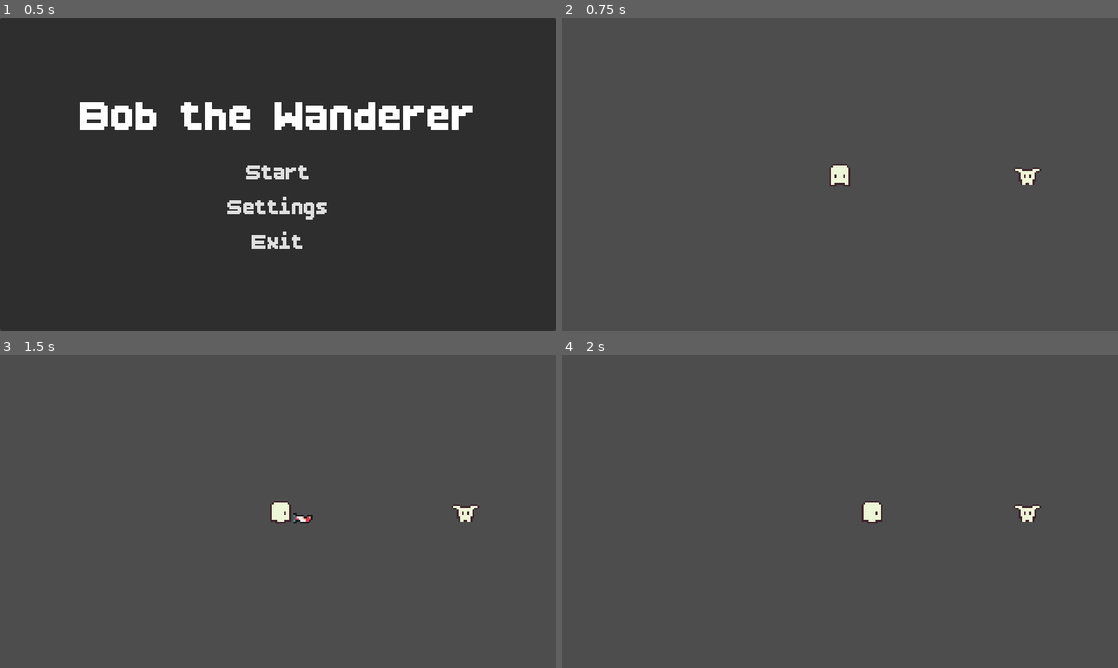
Above: before the commit, frames 1-4 (two rows, left to right).
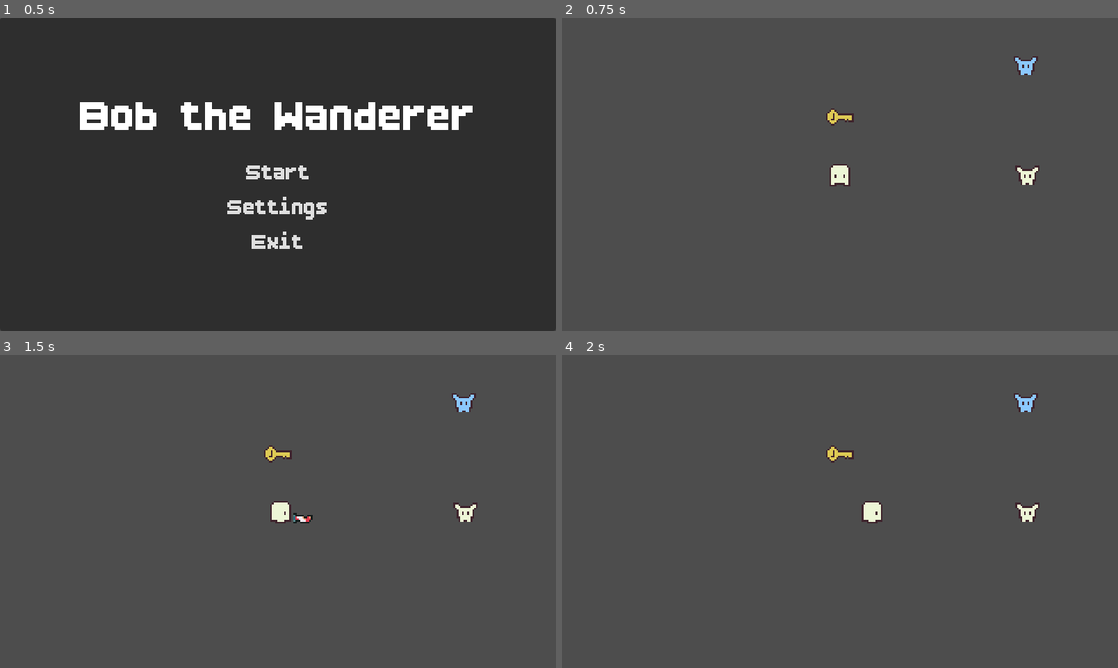
Above: after the commit, the same moments.

Repository: yncynotdev/bob-the-wanderer
Game: Godot game, scene res://main_scene.tscn
Two runs of this game, one before a commit and one after it. Both use one fixed random seed, a clock stepped at 60 frames per second and the inputs below.
Inputs:
- Up to frame 1 (0.5 s): no input
- Up to frame 2 (0.75 s): click "Start" at 0.5 s
- Up to frame 3 (1.5 s): tap Enter at 1.25 s; hold D (right) from 1.28 s (still down); hold Space (attack) from 1.28 s (still down)
- Up to frame 4 (2 s): keep holding D (right); keep holding Space (attack)

Frame 1 is identical in both runs. In frame 2, 0.4% of the frame differs, in the area x 47-87%, y 12-50%; in frame 3, 0.4%; in frame 4, 0.4%.

Commit message:
added: spawn system correctly   - added some global assets

Diff:
--- a/entities/enemy/goblin/goblin.tscn
+++ b/entities/enemy/goblin/goblin.tscn
@@ -1,191 +1,21 @@
 [gd_scene format=3 uid="uid://csrdlyui8djjl"]
 
 [ext_resource type="PackedScene" uid="uid://b2ndn0ybwmrf4" path="res://shared/enemy/enemy_base.tscn" id="1_p1lxi"]
-[ext_resource type="Resource" uid="uid://dh6ju5gf3krye" path="res://entities/enemy/goblin/goblin.tres" id="2_4f7s6"]
-[ext_resource type="Texture2D" uid="uid://c3m11b6nv1ja4" path="res://entities/enemy/goblin/goblin.png" id="3_qr8xl"]
+[ext_resource type="Script" uid="uid://dymhou75kqu68" path="res://shared/status/status.gd" id="2_qr8xl"]
+[ext_resource type="SpriteFrames" uid="uid://xkv6t58wcyed" path="res://entities/enemy/goblin/goblin_sprite_frame.tres" id="3_iw8sg"]
+[ext_resource type="Script" uid="uid://c7ifvqyitooux" path="res://shared/loot/loot.gd" id="3_legkn"]
 
-[sub_resource type="AtlasTexture" id="AtlasTexture_qr8xl"]
-atlas = ExtResource("3_qr8xl")
-region = Rect2(0, 0, 16, 16)
+[sub_resource type="Resource" id="Resource_iw8sg"]
+resource_local_to_scene = true
+script = ExtResource("2_qr8xl")
+base_max_defense = 1.0
+base_max_speed = 10.0
+metadata/_custom_type_script = "uid://dymhou75kqu68"
 
-[sub_resource type="AtlasTexture" id="AtlasTexture_iw8sg"]
-atlas = ExtResource("3_qr8xl")
-region = Rect2(32, 0, 16, 16)
-
-[sub_resource type="AtlasTexture" id="AtlasTexture_legkn"]
-atlas = ExtResource("3_qr8xl")
-region = Rect2(48, 0, 16, 16)
-
-[sub_resource type="AtlasTexture" id="AtlasTexture_fqlex"]
-atlas = ExtResource("3_qr8xl")
-region = Rect2(16, 0, 16, 16)
-
-[sub_resource type="AtlasTexture" id="AtlasTexture_fh015"]
-atlas = ExtResource("3_qr8xl")
-region = Rect2(0, 16, 16, 16)
-
-[sub_resource type="AtlasTexture" id="AtlasTexture_8dpwn"]
-atlas = ExtResource("3_qr8xl")
-region = Rect2(16, 16, 16, 16)
-
-[sub_resource type="AtlasTexture" id="AtlasTexture_o5h8t"]
-atlas = ExtResource("3_qr8xl")
-region = Rect2(32, 16, 16, 16)
-
-[sub_resource type="AtlasTexture" id="AtlasTexture_8rhkh"]
-atlas = ExtResource("3_qr8xl")
-region = Rect2(48, 16, 16, 16)
-
-[sub_resource type="AtlasTexture" id="AtlasTexture_ogb5x"]
-atlas = ExtResource("3_qr8xl")
-region = Rect2(0, 48, 16, 16)
-
-[sub_resource type="AtlasTexture" id="AtlasTexture_sgpb8"]
-atlas = ExtResource("3_qr8xl")
-region = Rect2(16, 48, 16, 16)
-
-[sub_resource type="AtlasTexture" id="AtlasTexture_vfely"]
-atlas = ExtResource("3_qr8xl")
-region = Rect2(32, 48, 16, 16)
-
-[sub_resource type="AtlasTexture" id="AtlasTexture_71c3q"]
-atlas = ExtResource("3_qr8xl")
-region = Rect2(48, 48, 16, 16)
-
-[sub_resource type="AtlasTexture" id="AtlasTexture_pexk1"]
-atlas = ExtResource("3_qr8xl")
-region = Rect2(0, 64, 16, 16)
-
-[sub_resource type="AtlasTexture" id="AtlasTexture_034db"]
-atlas = ExtResource("3_qr8xl")
-region = Rect2(16, 64, 16, 16)
-
-[sub_resource type="AtlasTexture" id="AtlasTexture_jl70k"]
-atlas = ExtResource("3_qr8xl")
-region = Rect2(32, 64, 16, 16)
-
-[sub_resource type="AtlasTexture" id="AtlasTexture_x247j"]
-atlas = ExtResource("3_qr8xl")
-region = Rect2(48, 64, 16, 16)
-
-[sub_resource type="AtlasTexture" id="AtlasTexture_o0ulv"]
-atlas = ExtResource("3_qr8xl")
-region = Rect2(0, 32, 16, 16)
-
-[sub_resource type="AtlasTexture" id="AtlasTexture_cnysm"]
-atlas = ExtResource("3_qr8xl")
-region = Rect2(16, 32, 16, 16)
-
-[sub_resource type="AtlasTexture" id="AtlasTexture_p3xyx"]
-atlas = ExtResource("3_qr8xl")
-region = Rect2(32, 32, 16, 16)
-
-[sub_resource type="AtlasTexture" id="AtlasTexture_xj5l1"]
-atlas = ExtResource("3_qr8xl")
-region = Rect2(48, 32, 16, 16)
-
-[sub_resource type="SpriteFrames" id="SpriteFrames_qr8xl"]
-animations = [{
-"frames": [{
-"duration": 1.0,
-"texture": SubResource("AtlasTexture_qr8xl")
-}],
-"loop": true,
-"name": &"idle_down",
-"speed": 5.0
-}, {
-"frames": [{
-"duration": 1.0,
-"texture": SubResource("AtlasTexture_iw8sg")
-}],
-"loop": true,
-"name": &"idle_left",
-"speed": 5.0
-}, {
-"frames": [{
-"duration": 1.0,
-"texture": SubResource("AtlasTexture_legkn")
-}],
-"loop": true,
-"name": &"idle_right",
-"speed": 5.0
-}, {
-"frames": [{
-"duration": 1.0,
-"texture": SubResource("AtlasTexture_fqlex")
-}],
-"loop": true,
-"name": &"idle_up",
-"speed": 5.0
-}, {
-"frames": [{
-"duration": 1.0,
-"texture": SubResource("AtlasTexture_fh015")
-}, {
-"duration": 1.0,
-"texture": SubResource("AtlasTexture_8dpwn")
-}, {
-"duration": 1.0,
-"texture": SubResource("AtlasTexture_o5h8t")
-}, {
-"duration": 1.0,
-"texture": SubResource("AtlasTexture_8rhkh")
-}],
-"loop": true,
-"name": &"move_down",
-"speed": 12.0
-}, {
-"frames": [{
-"duration": 1.0,
-"texture": SubResource("AtlasTexture_ogb5x")
-}, {
-"duration": 1.0,
-"texture": SubResource("AtlasTexture_sgpb8")
-}, {
-"duration": 1.0,
-"texture": SubResource("AtlasTexture_vfely")
-}, {
-"duration": 1.0,
-"texture": SubResource("AtlasTexture_71c3q")
-}],
-"loop": true,
-"name": &"move_left",
-"speed": 12.0
-}, {
-"frames": [{
-"duration": 1.0,
-"texture": SubResource("AtlasTexture_pexk1")
-}, {
-"duration": 1.0,
-"texture": SubResource("AtlasTexture_034db")
-}, {
-"duration": 1.0,
-"texture": SubResource("AtlasTexture_jl70k")
-}, {
-"duration": 1.0,
-"texture": SubResource("AtlasTexture_x247j")
-}],
-"loop": true,
-"name": &"move_right",
-"speed": 12.0
-}, {
-"frames": [{
-"duration": 1.0,
-"texture": SubResource("AtlasTexture_o0ulv")
-}, {
-"duration": 1.0,
-"texture": SubResource("AtlasTexture_cnysm")
-}, {
-"duration": 1.0,
-"texture": SubResource("AtlasTexture_p3xyx")
-}, {
-"duration": 1.0,
-"texture": SubResource("AtlasTexture_xj5l1")
-}],
-"loop": true,
-"name": &"move_up",
-"speed": 12.0
-}]
+[sub_resource type="Resource" id="Resource_legkn"]
+resource_local_to_scene = true
+script = ExtResource("3_legkn")
+metadata/_custom_type_script = "uid://c7ifvqyitooux"
 
 [sub_resource type="CapsuleShape2D" id="CapsuleShape2D_qr8xl"]
 radius = 4.0
@@ -198,12 +28,13 @@
 size = Vector2(16, 12)
 
 [node name="Goblin" unique_id=2147005555 instance=ExtResource("1_p1lxi")]
-status = ExtResource("2_4f7s6")
+status = SubResource("Resource_iw8sg")
+loot = SubResource("Resource_legkn")
 
 [node name="AnimatedSprite2D" parent="." index="0" unique_id=249710695]
-sprite_frames = SubResource("SpriteFrames_qr8xl")
-animation = &"move_down"
-frame_progress = 0.99321
+sprite_frames = ExtResource("3_iw8sg")
+animation = &"idle_down"
+autoplay = "idle_down"
 
 [node name="CollisionShape2D" parent="." index="2" unique_id=475166942]
 shape = SubResource("CapsuleShape2D_qr8xl")
@@ -219,8 +50,5 @@
 position = Vector2(0, 1)
 shape = SubResource("RectangleShape2D_qr8xl")
 
-[node name="HurtSFX" parent="." index="6" unique_id=79005569]
-bus = &"Master"
-
 [editable path="Hitbox"]
 [editable path="Hurtbox"]
--- /dev/null
+++ b/entities/enemy/goblin/goblin_sprite_frame.tres
@@ -0,0 +1,186 @@
+[gd_resource type="SpriteFrames" format=3 uid="uid://xkv6t58wcyed"]
+
+[ext_resource type="Texture2D" uid="uid://c3m11b6nv1ja4" path="res://entities/enemy/goblin/goblin.png" id="1_yuhfo"]
+
+[sub_resource type="AtlasTexture" id="AtlasTexture_qr8xl"]
+atlas = ExtResource("1_yuhfo")
+region = Rect2(0, 0, 16, 16)
+
+[sub_resource type="AtlasTexture" id="AtlasTexture_iw8sg"]
+atlas = ExtResource("1_yuhfo")
+region = Rect2(32, 0, 16, 16)
+
+[sub_resource type="AtlasTexture" id="AtlasTexture_legkn"]
+atlas = ExtResource("1_yuhfo")
+region = Rect2(48, 0, 16, 16)
+
+[sub_resource type="AtlasTexture" id="AtlasTexture_fqlex"]
+atlas = ExtResource("1_yuhfo")
+region = Rect2(16, 0, 16, 16)
+
+[sub_resource type="AtlasTexture" id="AtlasTexture_fh015"]
+atlas = ExtResource("1_yuhfo")
+region = Rect2(0, 16, 16, 16)
+
+[sub_resource type="AtlasTexture" id="AtlasTexture_8dpwn"]
+atlas = ExtResource("1_yuhfo")
+region = Rect2(16, 16, 16, 16)
+
+[sub_resource type="AtlasTexture" id="AtlasTexture_o5h8t"]
+atlas = ExtResource("1_yuhfo")
+region = Rect2(32, 16, 16, 16)
+
+[sub_resource type="AtlasTexture" id="AtlasTexture_8rhkh"]
+atlas = ExtResource("1_yuhfo")
+region = Rect2(48, 16, 16, 16)
+
+[sub_resource type="AtlasTexture" id="AtlasTexture_ogb5x"]
+atlas = ExtResource("1_yuhfo")
+region = Rect2(0, 48, 16, 16)
+
+[sub_resource type="AtlasTexture" id="AtlasTexture_sgpb8"]
+atlas = ExtResource("1_yuhfo")
+region = Rect2(16, 48, 16, 16)
+
+[sub_resource type="AtlasTexture" id="AtlasTexture_vfely"]
+atlas = ExtResource("1_yuhfo")
+region = Rect2(32, 48, 16, 16)
+
+[sub_resource type="AtlasTexture" id="AtlasTexture_71c3q"]
+atlas = ExtResource("1_yuhfo")
+region = Rect2(48, 48, 16, 16)
+
+[sub_resource type="AtlasTexture" id="AtlasTexture_pexk1"]
+atlas = ExtResource("1_yuhfo")
+region = Rect2(0, 64, 16, 16)
+
+[sub_resource type="AtlasTexture" id="AtlasTexture_034db"]
+atlas = ExtResource("1_yuhfo")
+region = Rect2(16, 64, 16, 16)
+
+[sub_resource type="AtlasTexture" id="AtlasTexture_jl70k"]
+atlas = ExtResource("1_yuhfo")
+region = Rect2(32, 64, 16, 16)
+
+[sub_resource type="AtlasTexture" id="AtlasTexture_x247j"]
+atlas = ExtResource("1_yuhfo")
+region = Rect2(48, 64, 16, 16)
+
+[sub_resource type="AtlasTexture" id="AtlasTexture_o0ulv"]
+atlas = ExtResource("1_yuhfo")
+region = Rect2(0, 32, 16, 16)
+
+[sub_resource type="AtlasTexture" id="AtlasTexture_cnysm"]
+atlas = ExtResource("1_yuhfo")
+region = Rect2(16, 32, 16, 16)
+
+[sub_resource type="AtlasTexture" id="AtlasTexture_p3xyx"]
+atlas = ExtResource("1_yuhfo")
+region = Rect2(32, 32, 16, 16)
+
+[sub_resource type="AtlasTexture" id="AtlasTexture_xj5l1"]
+atlas = ExtResource("1_yuhfo")
+region = Rect2(48, 32, 16, 16)
+
+[resource]
+animations = [{
+"frames": [{
+"duration": 1.0,
+"texture": SubResource("AtlasTexture_qr8xl")
+}],
+"loop": true,
+"name": &"idle_down",
+"speed": 5.0
+}, {
+"frames": [{
+"duration": 1.0,
+"texture": SubResource("AtlasTexture_iw8sg")
+}],
+"loop": true,
+"name": &"idle_left",
+"speed": 5.0
+}, {
+"frames": [{
+"duration": 1.0,
+"texture": SubResource("AtlasTexture_legkn")
+}],
+"loop": true,
+"name": &"idle_right",
+"speed": 5.0
+}, {
+"frames": [{
+"duration": 1.0,
+"texture": SubResource("AtlasTexture_fqlex")
+}],
+"loop": true,
+"name": &"idle_up",
+"speed": 5.0
+}, {
+"frames": [{
+"duration": 1.0,
+"texture": SubResource("AtlasTexture_fh015")
+}, {
+"duration": 1.0,
+"texture": SubResource("AtlasTexture_8dpwn")
+}, {
+"duration": 1.0,
+"texture": SubResource("AtlasTexture_o5h8t")
+}, {
+"duration": 1.0,
+"texture": SubResource("AtlasTexture_8rhkh")
+}],
+"loop": true,
+"name": &"move_down",
+"speed": 12.0
+}, {
+"frames": [{
+"duration": 1.0,
+"texture": SubResource("AtlasTexture_ogb5x")
+}, {
+"duration": 1.0,
+"texture": SubResource("AtlasTexture_sgpb8")
+}, {
+"duration": 1.0,
+"texture": SubResource("AtlasTexture_vfely")
+}, {
+"duration": 1.0,
+"texture": SubResource("AtlasTexture_71c3q")
+}],
+"loop": true,
+"name": &"move_left",
+"speed": 12.0
+}, {
+"frames": [{
+"duration": 1.0,
+"texture": SubResource("AtlasTexture_pexk1")
+}, {
+"duration": 1.0,
+"texture": SubResource("AtlasTexture_034db")
+}, {
+"duration": 1.0,
+"texture": SubResource("AtlasTexture_jl70k")
+}, {
+"duration": 1.0,
+"texture": SubResource("AtlasTexture_x247j")
+}],
+"loop": true,
+"name": &"move_right",
+"speed": 12.0
+}, {
+"frames": [{
+"duration": 1.0,
+"texture": SubResource("AtlasTexture_o0ulv")
+}, {
+"duration": 1.0,
+"texture": SubResource("AtlasTexture_cnysm")
+}, {
+"duration": 1.0,
+"texture": SubResource("AtlasTexture_p3xyx")
+}, {
+"duration": 1.0,
+"texture": SubResource("AtlasTexture_xj5l1")
+}],
+"loop": true,
+"name": &"move_up",
+"speed": 12.0
+}]
--- /dev/null
+++ b/entities/enemy/key_goblin/key_goblin.tscn
@@ -0,0 +1,45 @@
+[gd_scene format=3 uid="uid://cup0j3te6wi1h"]
+
+[ext_resource type="PackedScene" uid="uid://b2ndn0ybwmrf4" path="res://shared/enemy/enemy_base.tscn" id="1_lxco4"]
+[ext_resource type="SpriteFrames" uid="uid://mrfmiqw634sn" path="res://entities/enemy/key_goblin/key_goblin_sprite_frame.tres" id="2_n5a2e"]
+[ext_resource type="Resource" uid="uid://c85qt74d5n4x6" path="res://entities/enemy/key_goblin/key_goblin.tres" id="2_ucnjc"]
+[ext_resource type="Script" uid="uid://c7ifvqyitooux" path="res://shared/loot/loot.gd" id="3_gmvw5"]
+[ext_resource type="PackedScene" uid="uid://cnqbbnfw08j10" path="res://pick_up/key/key.tscn" id="3_yn5sa"]
+
+[sub_resource type="Resource" id="Resource_yn5sa"]
+script = ExtResource("3_gmvw5")
+loot_scene = ExtResource("3_yn5sa")
+metadata/_custom_type_script = "uid://c7ifvqyitooux"
+
+[sub_resource type="CapsuleShape2D" id="CapsuleShape2D_n5a2e"]
+radius = 5.0
+height = 12.0
+
+[sub_resource type="RectangleShape2D" id="RectangleShape2D_ucnjc"]
+size = Vector2(12, 11)
+
+[sub_resource type="RectangleShape2D" id="RectangleShape2D_gmvw5"]
+size = Vector2(16, 13)
+
+[node name="KeyGoblin" unique_id=2147005555 instance=ExtResource("1_lxco4")]
+status = ExtResource("2_ucnjc")
+loot = SubResource("Resource_yn5sa")
+
+[node name="AnimatedSprite2D" parent="." index="0" unique_id=249710695]
+sprite_frames = ExtResource("2_n5a2e")
+animation = &"idle_down"
+autoplay = "idle_down"
+
+[node name="CollisionShape2D" parent="." index="2" unique_id=475166942]
+shape = SubResource("CapsuleShape2D_n5a2e")
+
+[node name="CollisionShape2D" parent="Hitbox" parent_id_path=PackedInt32Array(1935515335) index="0" unique_id=864603550]
+position = Vector2(0, 1.5)
+shape = SubResource("RectangleShape2D_ucnjc")
+
+[node name="CollisionShape2D" parent="Hurtbox" parent_id_path=PackedInt32Array(1558196444) index="0" unique_id=864603550]
+position = Vector2(0, 1.5)
+shape = SubResource("RectangleShape2D_gmvw5")
+
+[editable path="Hitbox"]
+[editable path="Hurtbox"]
--- /dev/null
+++ b/entities/enemy/key_goblin/key_goblin_sprite_frame.tres
@@ -0,0 +1,186 @@
+[gd_resource type="SpriteFrames" format=3 uid="uid://mrfmiqw634sn"]
+
+[ext_resource type="Texture2D" uid="uid://kd5y8nl2jlcv" path="res://entities/enemy/key_goblin/key_goblin.png" id="1_u7f5n"]
+
+[sub_resource type="AtlasTexture" id="AtlasTexture_pvsce"]
+atlas = ExtResource("1_u7f5n")
+region = Rect2(0, 0, 16, 16)
+
+[sub_resource type="AtlasTexture" id="AtlasTexture_ra35v"]
+atlas = ExtResource("1_u7f5n")
+region = Rect2(32, 0, 16, 16)
+
+[sub_resource type="AtlasTexture" id="AtlasTexture_lcirs"]
+atlas = ExtResource("1_u7f5n")
+region = Rect2(48, 0, 16, 16)
+
+[sub_resource type="AtlasTexture" id="AtlasTexture_y8thw"]
+atlas = ExtResource("1_u7f5n")
+region = Rect2(16, 0, 16, 16)
+
+[sub_resource type="AtlasTexture" id="AtlasTexture_wj44c"]
+atlas = ExtResource("1_u7f5n")
+region = Rect2(0, 16, 16, 16)
+
+[sub_resource type="AtlasTexture" id="AtlasTexture_p13gr"]
+atlas = ExtResource("1_u7f5n")
+region = Rect2(16, 16, 16, 16)
+
+[sub_resource type="AtlasTexture" id="AtlasTexture_in4pe"]
+atlas = ExtResource("1_u7f5n")
+region = Rect2(32, 16, 16, 16)
+
+[sub_resource type="AtlasTexture" id="AtlasTexture_0cxdr"]
+atlas = ExtResource("1_u7f5n")
+region = Rect2(48, 16, 16, 16)
+
+[sub_resource type="AtlasTexture" id="AtlasTexture_kj4ws"]
+atlas = ExtResource("1_u7f5n")
+region = Rect2(0, 48, 16, 16)
+
+[sub_resource type="AtlasTexture" id="AtlasTexture_dvxin"]
+atlas = ExtResource("1_u7f5n")
+region = Rect2(16, 48, 16, 16)
+
+[sub_resource type="AtlasTexture" id="AtlasTexture_gfywr"]
+atlas = ExtResource("1_u7f5n")
+region = Rect2(32, 48, 16, 16)
+
+[sub_resource type="AtlasTexture" id="AtlasTexture_ieitr"]
+atlas = ExtResource("1_u7f5n")
+region = Rect2(48, 48, 16, 16)
+
+[sub_resource type="AtlasTexture" id="AtlasTexture_p6yhb"]
+atlas = ExtResource("1_u7f5n")
+region = Rect2(0, 64, 16, 16)
+
+[sub_resource type="AtlasTexture" id="AtlasTexture_mulxd"]
+atlas = ExtResource("1_u7f5n")
+region = Rect2(16, 64, 16, 16)
+
+[sub_resource type="AtlasTexture" id="AtlasTexture_ixgw2"]
+atlas = ExtResource("1_u7f5n")
+region = Rect2(32, 64, 16, 16)
+
+[sub_resource type="AtlasTexture" id="AtlasTexture_o0q7l"]
+atlas = ExtResource("1_u7f5n")
+region = Rect2(48, 64, 16, 16)
+
+[sub_resource type="AtlasTexture" id="AtlasTexture_avmqv"]
+atlas = ExtResource("1_u7f5n")
+region = Rect2(0, 32, 16, 16)
+
+[sub_resource type="AtlasTexture" id="AtlasTexture_woxuu"]
+atlas = ExtResource("1_u7f5n")
+region = Rect2(16, 32, 16, 16)
+
+[sub_resource type="AtlasTexture" id="AtlasTexture_cg6ea"]
+atlas = ExtResource("1_u7f5n")
+region = Rect2(32, 32, 16, 16)
+
+[sub_resource type="AtlasTexture" id="AtlasTexture_672e2"]
+atlas = ExtResource("1_u7f5n")
+region = Rect2(48, 32, 16, 16)
+
+[resource]
+animations = [{
+"frames": [{
+"duration": 1.0,
+"texture": SubResource("AtlasTexture_pvsce")
+}],
+"loop": true,
+"name": &"idle_down",
+"speed": 5.0
+}, {
+"frames": [{
+"duration": 1.0,
+"texture": SubResource("AtlasTexture_ra35v")
+}],
+"loop": true,
+"name": &"idle_left",
+"speed": 5.0
+}, {
+"frames": [{
+"duration": 1.0,
+"texture": SubResource("AtlasTexture_lcirs")
+}],
+"loop": true,
+"name": &"idle_right",
+"speed": 5.0
+}, {
+"frames": [{
+"duration": 1.0,
+"texture": SubResource("AtlasTexture_y8thw")
+}],
+"loop": true,
+"name": &"idle_up",
+"speed": 5.0
+}, {
+"frames": [{
+"duration": 1.0,
+"texture": SubResource("AtlasTexture_wj44c")
+}, {
+"duration": 1.0,
+"texture": SubResource("AtlasTexture_p13gr")
+}, {
+"duration": 1.0,
+"texture": SubResource("AtlasTexture_in4pe")
+}, {
+"duration": 1.0,
+"texture": SubResource("AtlasTexture_0cxdr")
+}],
+"loop": true,
+"name": &"move_down",
+"speed": 12.0
+}, {
+"frames": [{
+"duration": 1.0,
+"texture": SubResource("AtlasTexture_kj4ws")
+}, {
+"duration": 1.0,
+"texture": SubResource("AtlasTexture_dvxin")
+}, {
+"duration": 1.0,
+"texture": SubResource("AtlasTexture_gfywr")
+}, {
+"duration": 1.0,
+"texture": SubResource("AtlasTexture_ieitr")
+}],
+"loop": true,
+"name": &"move_left",
+"speed": 12.0
+}, {
+"frames": [{
+"duration": 1.0,
+"texture": SubResource("AtlasTexture_p6yhb")
+}, {
+"duration": 1.0,
+"texture": SubResource("AtlasTexture_mulxd")
+}, {
+"duration": 1.0,
+"texture": SubResource("AtlasTexture_ixgw2")
+}, {
+"duration": 1.0,
+"texture": SubResource("AtlasTexture_o0q7l")
+}],
+"loop": true,
+"name": &"move_right",
+"speed": 12.0
+}, {
+"frames": [{
+"duration": 1.0,
+"texture": SubResource("AtlasTexture_avmqv")
+}, {
+"duration": 1.0,
+"texture": SubResource("AtlasTexture_woxuu")
+}, {
+"duration": 1.0,
+"texture": SubResource("AtlasTexture_cg6ea")
+}, {
+"duration": 1.0,
+"texture": SubResource("AtlasTexture_672e2")
+}],
+"loop": true,
+"name": &"move_up",
+"speed": 12.0
+}]
--- a/entities/player/scene/player.tscn
+++ b/entities/player/scene/player.tscn
@@ -13,6 +13,7 @@
 
 [sub_resource type="Resource" id="Resource_33t0o"]
 script = ExtResource("2_8ivne")
+base_max_attack = 99.0
 
 [sub_resource type="AtlasTexture" id="AtlasTexture_qptj5"]
 atlas = ExtResource("3_llfb5")
--- a/entities/player/script/player.gd
+++ b/entities/player/script/player.gd
@@ -19,6 +19,8 @@
 @onready var weapon: WeaponComponent = weapon_placeholder.get_child(0)
 
 @onready var enemy = get_tree().get_first_node_in_group("enemy")
+
+var key: int = 0
 
 var health: float
 var attack: float
--- a/levels/test.tscn
+++ b/levels/test.tscn
@@ -3,31 +3,48 @@
 [ext_resource type="PackedScene" uid="uid://cuy7s7elijy6v" path="res://entities/player/scene/player.tscn" id="1_72lju"]
 [ext_resource type="Script" uid="uid://dymhou75kqu68" path="res://shared/status/status.gd" id="2_ny0t1"]
 [ext_resource type="PackedScene" uid="uid://csrdlyui8djjl" path="res://entities/enemy/goblin/goblin.tscn" id="3_r4e4k"]
+[ext_resource type="PackedScene" uid="uid://cup0j3te6wi1h" path="res://entities/enemy/key_goblin/key_goblin.tscn" id="4_6g8e2"]
 [ext_resource type="PackedScene" uid="uid://cdmrkn4ro72q3" path="res://shared/audio/level_bgm.tscn" id="4_r4e4k"]
+[ext_resource type="Script" uid="uid://c7ifvqyitooux" path="res://shared/loot/loot.gd" id="5_u45fp"]
+[ext_resource type="PackedScene" uid="uid://cnqbbnfw08j10" path="res://pick_up/key/key.tscn" id="6_u45fp"]
 
-[sub_resource type="Resource" id="Resource_r4e4k"]
+[sub_resource type="Resource" id="Resource_6g8e2"]
 resource_local_to_scene = true
 script = ExtResource("2_ny0t1")
+base_max_attack = 99.0
 metadata/_custom_type_script = "uid://dymhou75kqu68"
 
-[sub_resource type="Resource" id="Resource_pnvjf"]
+[sub_resource type="Resource" id="Resource_u45fp"]
 resource_local_to_scene = true
 script = ExtResource("2_ny0t1")
 base_max_defense = 1.0
 base_max_speed = 10.0
 metadata/_custom_type_script = "uid://dymhou75kqu68"
 
+[sub_resource type="Resource" id="Resource_2grjb"]
+resource_local_to_scene = true
+script = ExtResource("5_u45fp")
+loot_scene = ExtResource("4_6g8e2")
+metadata/_custom_type_script = "uid://c7ifvqyitooux"
+
 [node name="Test" type="Node2D" unique_id=714938562]
+
+[node name="LevelBMG" parent="." unique_id=1664309393 instance=ExtResource("4_r4e4k")]
+bus = &"Master"
 
 [node name="Camera2D" type="Camera2D" parent="." unique_id=1005294658]
 zoom = Vector2(2, 2)
 
 [node name="Player" parent="." unique_id=303148737 instance=ExtResource("1_72lju")]
-status = SubResource("Resource_r4e4k")
+status = SubResource("Resource_6g8e2")
 
 [node name="Goblin" parent="." unique_id=2147005555 instance=ExtResource("3_r4e4k")]
 position = Vector2(108, 0)
-status = SubResource("Resource_pnvjf")
+status = SubResource("Resource_u45fp")
+loot = SubResource("Resource_2grjb")
 
-[node name="LevelBMG" parent="." unique_id=1664309393 instance=ExtResource("4_r4e4k")]
-bus = &"Master"
+[node name="KeyGoblin" parent="." unique_id=914409670 instance=ExtResource("4_6g8e2")]
+position = Vector2(107, -63)
+
+[node name="Key" parent="." unique_id=1935515335 instance=ExtResource("6_u45fp")]
+position = Vector2(0, -33)
--- /dev/null
+++ b/pick_up/key/key.gd
@@ -0,0 +1,8 @@
+class_name KeyPickUp
+extends PickUp
+
+func _on_body_entered(body: Node2D) -> void:
+	if body is Player:
+		print("DEBUG: The key is picking up")
+		body.key += 1
+		self.queue_free()
--- /dev/null
+++ b/pick_up/key/key.tscn
@@ -0,0 +1,20 @@
+[gd_scene format=3 uid="uid://cnqbbnfw08j10"]
+
+[ext_resource type="PackedScene" uid="uid://ctqu6ls65s26f" path="res://shared/pick_up/pick_up.tscn" id="1_l74bh"]
+[ext_resource type="Texture2D" uid="uid://byv4jlpwgvv87" path="res://pick_up/key/key.png" id="2_836ja"]
+[ext_resource type="Script" uid="uid://biyt1eq4nurda" path="res://pick_up/key/key.gd" id="2_iqpwl"]
+
+[sub_resource type="RectangleShape2D" id="RectangleShape2D_iqpwl"]
+size = Vector2(20, 12)
+
+[node name="Key" unique_id=1935515335 instance=ExtResource("1_l74bh")]
+collision_mask = 2
+script = ExtResource("2_iqpwl")
+
+[node name="Sprite2D" parent="." index="0" unique_id=1825625135]
+texture = ExtResource("2_836ja")
+
+[node name="CollisionShape2D" parent="." index="1" unique_id=864603550]
+shape = SubResource("RectangleShape2D_iqpwl")
+
+[connection signal="body_entered" from="." to="." method="_on_body_entered"]
--- a/project.godot
+++ b/project.godot
@@ -36,6 +36,7 @@
 "res://gui/": "teal",
 "res://items/": "orange",
 "res://levels/": "yellow",
+"res://pick_up/": "yellow",
 "res://shared/": "purple",
 "res://ui/": "teal"
 }
--- a/shared/enemy/enemy_base.gd
+++ b/shared/enemy/enemy_base.gd
@@ -2,13 +2,18 @@
 extends CharacterBody2D
 
 @export var status: Status
+
+@export var loot: Loot
 
 @export var can_knockback: bool = true
 @export var knockback_power: float = 500.0
 
 @onready var health_component = $HealthComponent
 
+@onready var collision = $CollisionShape2D
+
 @onready var hitbox = $Hitbox
+@onready var hitbox_collision = $Hitbox/CollisionShape2D
 
 @onready var hurtbox_collision = $Hurtbox/CollisionShape2D
 
@@ -31,6 +36,7 @@
 	IDLE,
 	MOVE,
 	HIT,
+	DEAD,
 }
 
 var is_hit: bool = false
@@ -57,6 +63,8 @@
 			state_move()
 		State.HIT:
 			state_hit()
+		State.DEAD:
+			state_dead()
 
 
 func init_enemy() -> void:
@@ -65,7 +73,8 @@
 	if !health_component:
 		return
 	else:
-		health_component.connect("health_depleted", queue_free)
+		health_component.connect("health_depleted", change_state.bind(State.DEAD))
+		health_component.connect("health_depleted", call_deferred.bind('instantiate_loot'))
 		health = health_component.health
 
 
@@ -99,7 +108,21 @@
 
 	if !is_hit:
 		hurtbox_collision.disabled = false
-		change_state(State.MOVE)
+		change_state(State.IDLE)
+
+
+func state_dead() -> void:
+	sprite.visible = false
+
+	collision.disabled = true
+	hurtbox_collision.disabled = true
+	hitbox_collision.disabled = true
+
+
+func instantiate_loot() -> void:
+	print('DEBUG: I spew the loot')
+	var _loot = loot.loot_scene.instantiate()
+	self.add_child(_loot)
 
 
 func animation_direction(action: String) -> void:
--- /dev/null
+++ b/shared/loot/loot.gd
@@ -0,0 +1,4 @@
+class_name Loot
+extends Resource
+
+@export var loot_scene: PackedScene
--- a/shared/pick_up/pick_up.gd
+++ b/shared/pick_up/pick_up.gd
@@ -1,2 +1,5 @@
 class_name PickUp
 extends AreaDetectables
+
+@onready var sprite: Sprite2D = $Sprite2D
+@onready var collision: CollisionShape2D = $CollisionShape2D
--- /dev/null
+++ b/shared/pick_up/pick_up.tscn
@@ -0,0 +1,9 @@
+[gd_scene format=3 uid="uid://ctqu6ls65s26f"]
+
+[ext_resource type="PackedScene" uid="uid://b3mt1gpm23wyx" path="res://shared/detectables/area_detectables.tscn" id="1_as7my"]
+[ext_resource type="Script" uid="uid://ccslsuh767nst" path="res://shared/pick_up/pick_up.gd" id="2_m3y85"]
+
+[node name="PickUp" unique_id=1935515335 instance=ExtResource("1_as7my")]
+script = ExtResource("2_m3y85")
+
+[node name="Sprite2D" type="Sprite2D" parent="." index="0" unique_id=1825625135]
Binary file added: assets/tilemaps/tileset_blue.png
Not shown, added: assets/tilemaps/tileset_blue.png.import
Binary file added: assets/tilemaps/tileset_white.png
Not shown, added: assets/tilemaps/tileset_white.png.import
Not shown, added: pick_up/key/key.gd.uid
Binary file added: pick_up/key/key.png
Not shown, added: pick_up/key/key.png.import
Not shown, added: shared/loot/loot.gd.uid
